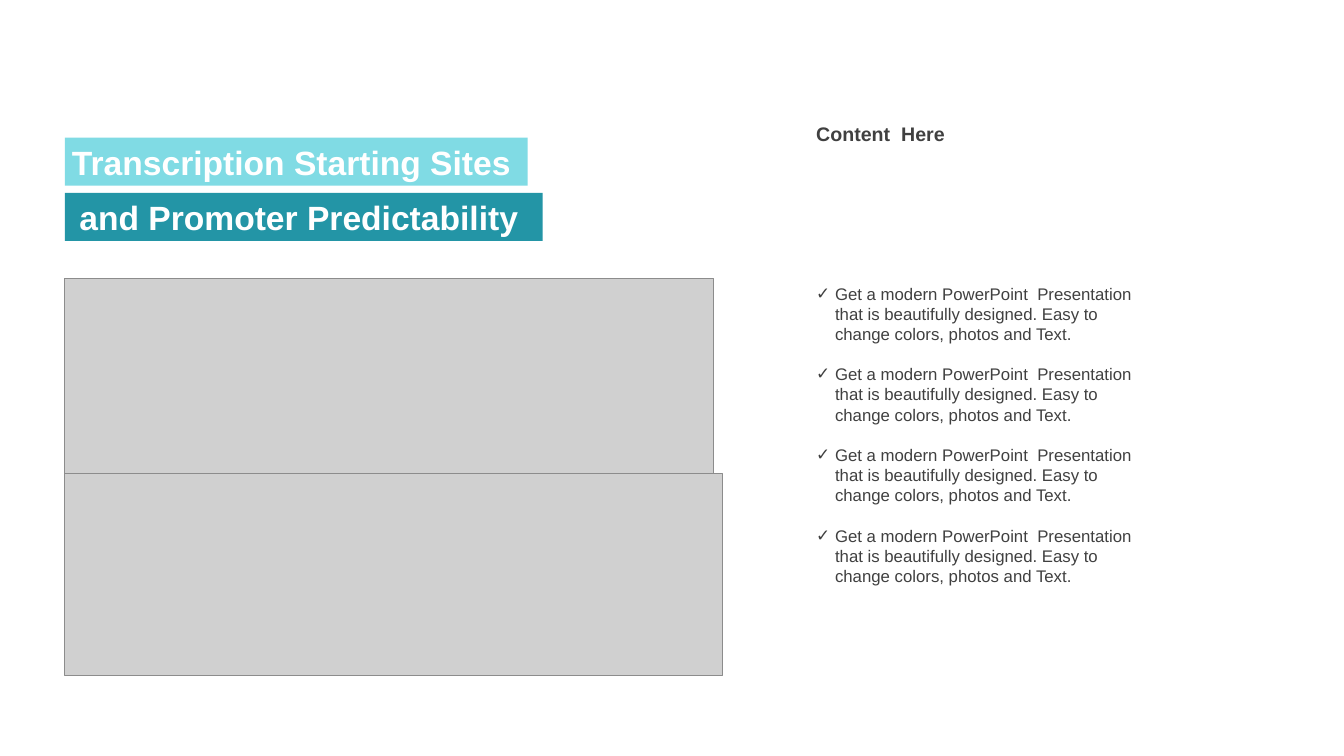
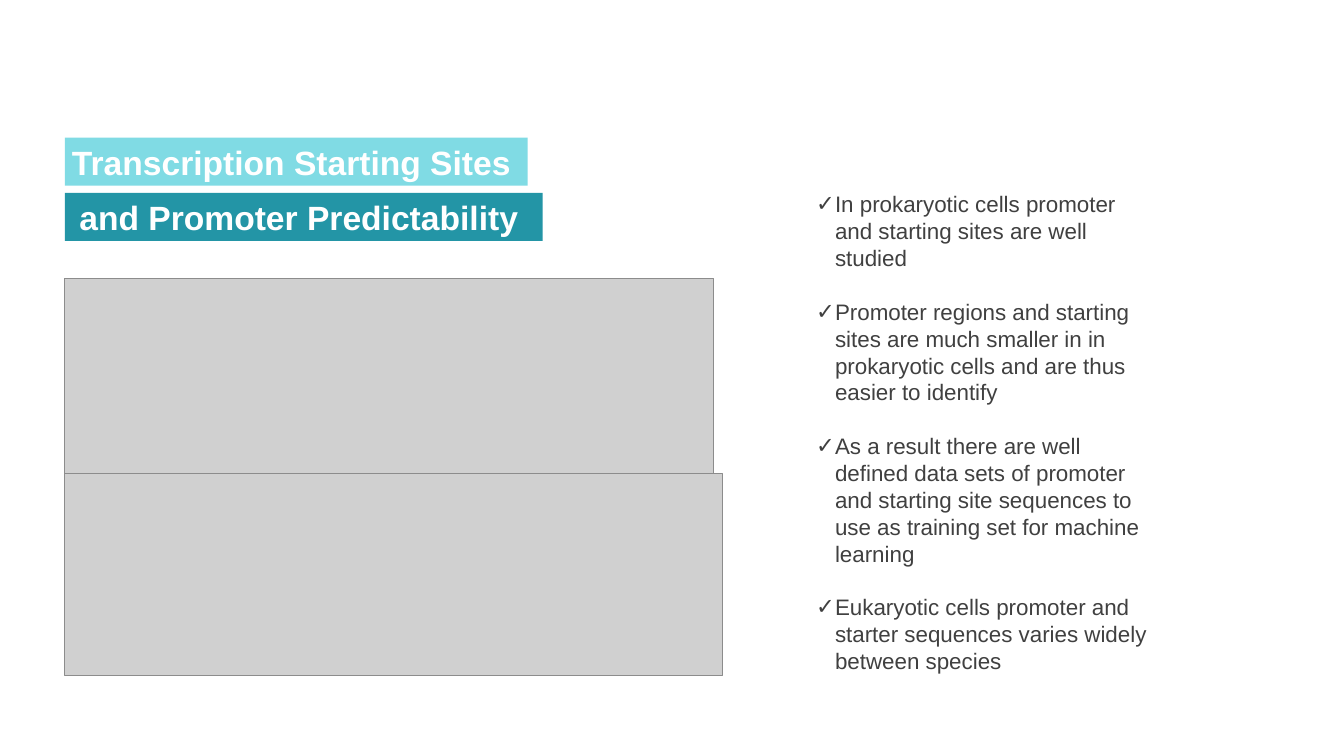
Before and after one commit to jokesire/CSCI4314_FinalProject, a slide deck: slide 4 of Presentation1.pptx. Drawn at 1344x756 pixels with LibreOffice and Linux fonts; fonts in the diff are those of the drawing; grey boxes stand for pictures. Boxes give left, top, right and bottom in pixels: in the first picture for what was removed or moved away, otherwise in the second. Text is boxed around its words. In the diff, an @@ line names an element or a change of style, - is before the commit and + after.

Commit message:
PowerPoint

```diff
--- a/Presentation1.pptx
+++ b/Presentation1.pptx
@@ text removed at [816, 127, 945, 141] @@
-Content Here
@@ text at [835, 195, 1146, 674]: text changed; size 12 to 16 pt @@
-✓ Get a modern PowerPoint Presentation that is beautifully designed. Easy to change colors, photos and Text.
-✓ Get a modern PowerPoint Presentation that is beautifully designed. Easy to change colors, photos and Text.
-✓ Get a modern PowerPoint Presentation that is beautifully designed. Easy to change colors, photos and Text.
-✓ Get a modern PowerPoint Presentation that is beautifully designed. Easy to change colors, photos and Text.
+✓ In prokaryotic cells promoter and starting sites are well studied
+✓ Promoter regions and starting sites are much smaller in in prokaryotic cells and are thus easier to identify
+✓ As a result there are well defined data sets of promoter and starting site sequences to use as training set for machine learning
+✓ Eukaryotic cells promoter and starter sequences varies widely between species
```
